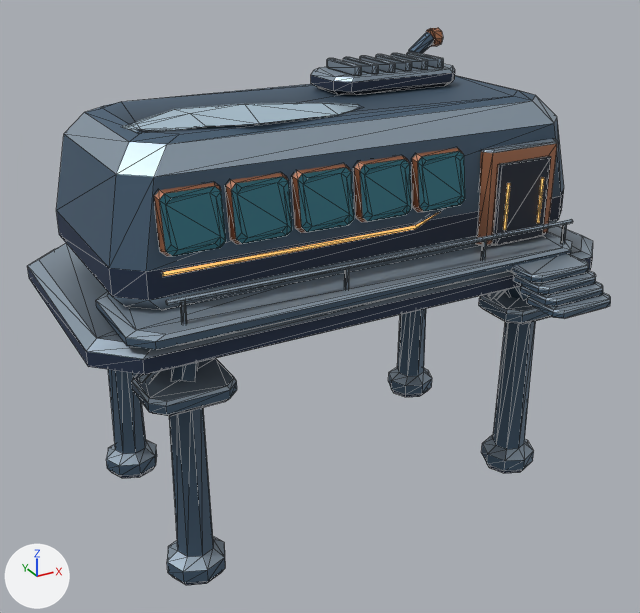
Renders of the glTF model assets/models/scenery/frost-optical-lab.glb from each side of a commit.
Rendered twice from a 50 mm camera at (-7.68, -13.94, 10.62) aimed at (-0.36, -0.64, 3.97). The axes (+X, +Y, +Z) are drawn at lower left. The lights are the same throughout. The first picture is the older version. Mesh edges are drawn as thin lines. Vertices at exactly the same position are counted once.

In view in the first picture: 'frost-optical-lab'.
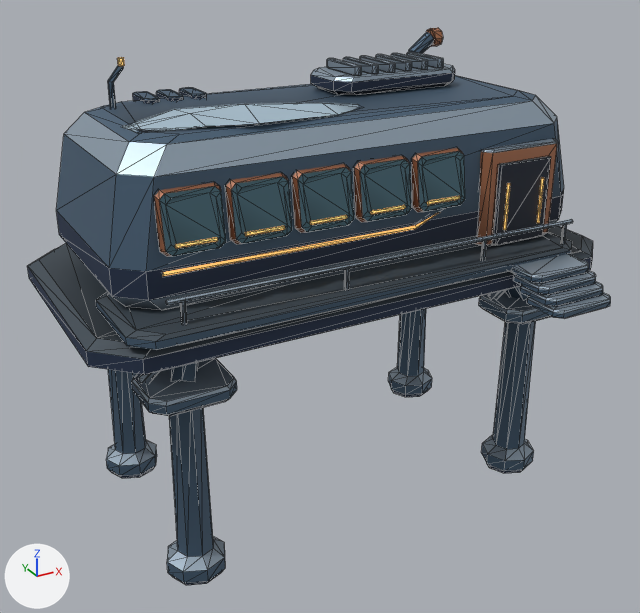
What differs and where, as boxes (x1, y1, x2, y2) in the pictures (640 x 613 px):
part 1 of me_frost_optical_lab, added: after (175, 237, 218, 248)
part 2 of me_frost_optical_lab, added: after (245, 226, 285, 236)
part 3 of me_frost_optical_lab, added: after (310, 215, 348, 225)
part 4 of me_frost_optical_lab, added: after (371, 205, 406, 215)
part 5 of me_frost_optical_lab, added: after (427, 196, 460, 205)
part 6 of me_frost_optical_lab, added: after (117, 57, 125, 66)
part 7 of me_frost_optical_lab, added: after (133, 91, 160, 103)
part 8 of me_frost_optical_lab, added: after (156, 89, 183, 101)
part 9 of me_frost_optical_lab, added: after (179, 87, 207, 99)
part 10 of me_frost_optical_lab, added: after (108, 65, 124, 108)
part 11 of me_frost_optical_lab, recoloured: (107, 94, 465, 256) in both
part 12 of me_frost_optical_lab, recoloured (darker): (28, 226, 593, 359) in both

The change, as a diff of the scene's bpy script:
```diff
--- a/assets/models/scenery/frost-optical-lab.glb.py
+++ b/assets/models/scenery/frost-optical-lab.glb.py
@@ mat_polar_grated_catwalk @@
+mat_polar_grated_catwalk = bpy.data.materials.new('Polar grated catwalk')
+# nodes: BsdfPrincipled, Mix, OutputMaterial, VertexColor
+# colours: greyish blue #434e58, mixed with the vertex colours
@@ me_frost_optical_lab @@
-me_frost_optical_lab.from_pydata(...)  # 1253 vertices, 2290 faces; spans x -5.04..5.04, y -4.02..2.65, z 0.0..8.57
+me_frost_optical_lab.from_pydata(...)  # 1416 vertices, 2576 faces; spans x -5.04..5.04, y -4.02..2.65, z 0.0..8.57
+# me_frost_optical_lab part 1: the loose piece of 8 vertices spanning x 2.53..2.61, y -2.25..-2.17, z 5.47..6.32 is copied, and the copy is multiplied about its middle by the matrix ((0.0, 0.0, 0.778), (0.0, -0.778, 0.0), (0.778, 0.0, 0.0)), then moved by (-5.86, 0.03, 0.32); it spans x -3.62..-2.96, y -2.21..-2.15, z 6.18..6.24
+# me_frost_optical_lab part 2: the loose piece of 8 vertices spanning x 2.53..2.61, y -2.25..-2.17, z 5.47..6.32 is copied, and the copy is multiplied about its middle by the matrix ((0.0, 0.0, 0.778), (0.0, -0.778, 0.0), (0.778, 0.0, 0.0)), then moved by (-4.74, 0.03, 0.32); it spans x -2.5..-1.84, y -2.21..-2.15, z 6.18..6.24
+# me_frost_optical_lab part 3: the loose piece of 8 vertices spanning x 2.53..2.61, y -2.25..-2.17, z 5.47..6.32 is copied, and the copy is multiplied about its middle by the matrix ((0.0, 0.0, 0.778), (0.0, -0.778, 0.0), (0.778, 0.0, 0.0)), then moved by (-3.62, 0.03, 0.32); it spans x -1.38..-0.72, y -2.21..-2.15, z 6.18..6.24
+# me_frost_optical_lab part 4: the loose piece of 8 vertices spanning x 2.53..2.61, y -2.25..-2.17, z 5.47..6.32 is copied, and the copy is multiplied about its middle by the matrix ((0.0, 0.0, 0.778), (0.0, -0.778, 0.0), (0.778, 0.0, 0.0)), then moved by (-2.5, 0.03, 0.32); it spans x -0.26..0.4, y -2.21..-2.15, z 6.18..6.24
+# me_frost_optical_lab part 5: the loose piece of 8 vertices spanning x 2.53..2.61, y -2.25..-2.17, z 5.47..6.32 is copied, and the copy is multiplied about its middle by the matrix ((0.0, 0.0, 0.778), (0.0, -0.778, 0.0), (0.778, 0.0, 0.0)), then moved by (-1.38, 0.03, 0.32); it spans x 0.86..1.52, y -2.21..-2.15, z 6.18..6.24
+# me_frost_optical_lab part 6: a new loose piece, a 6-sided cylinder along z spanning x -3.296..-3.184, y 0.982..1.078, z 8.34..8.47, in mat_snowline_optical_station_pilot_lights
+# me_frost_optical_lab part 7: a new loose piece of 32 vertices spanning x -2.86..-2.58, y 1.07..1.85, z 7.59..7.74
+# me_frost_optical_lab part 8: a new loose piece of 32 vertices spanning x -2.42..-2.14, y 1.07..1.85, z 7.59..7.74
+# me_frost_optical_lab part 9: a new loose piece of 32 vertices spanning x -1.98..-1.7, y 1.07..1.85, z 7.59..7.74
+# me_frost_optical_lab part 10: a new loose piece of 15 vertices spanning x -3.49..-3.2, y 0.97..1.08, z 7.64..8.37, in mat_snowline_optical_station_body
+# me_frost_optical_lab part 11: 55 kept faces spanning x -3.89..3.77, y -2.17..1.91, z 6.06..7.67 get new vertex colours; the middle colour goes from white #ffffff to white #f7f7f7
+# me_frost_optical_lab part 12: 44 faces spanning x -5.04..5.04, y -2.8..2.65, z 4.76..5.13 switch from mat_snowline_optical_station_bevel to mat_polar_grated_catwalk
 me_frost_optical_lab.materials.append(mat_snowline_optical_station_substructure)
```
